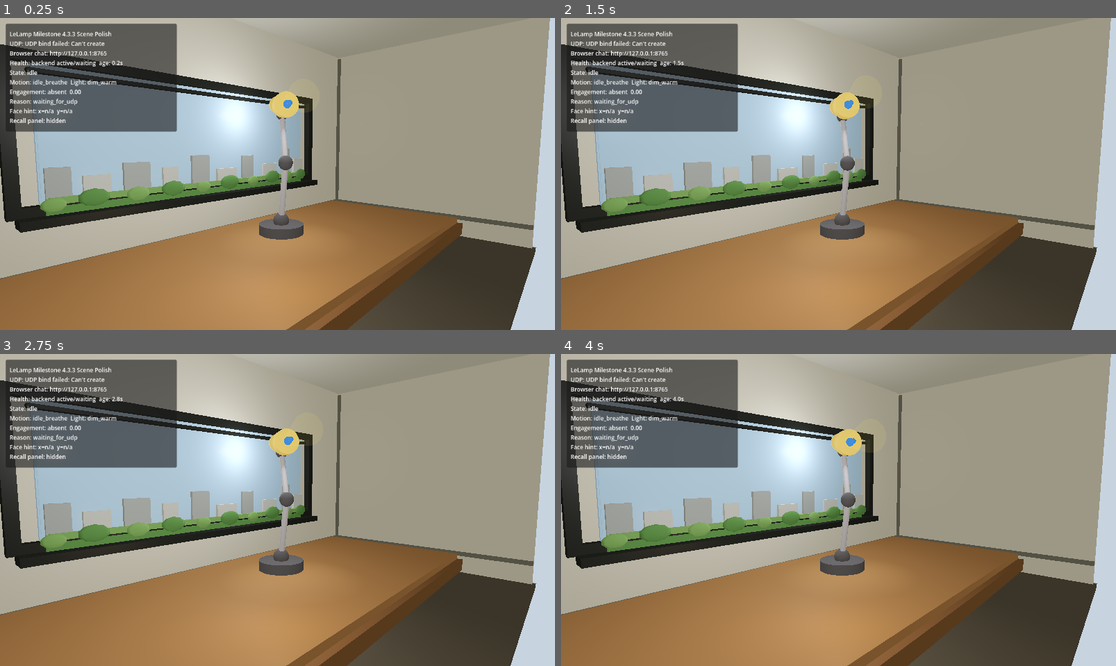
Above: before the commit, frames 1-4 (two rows, left to right).
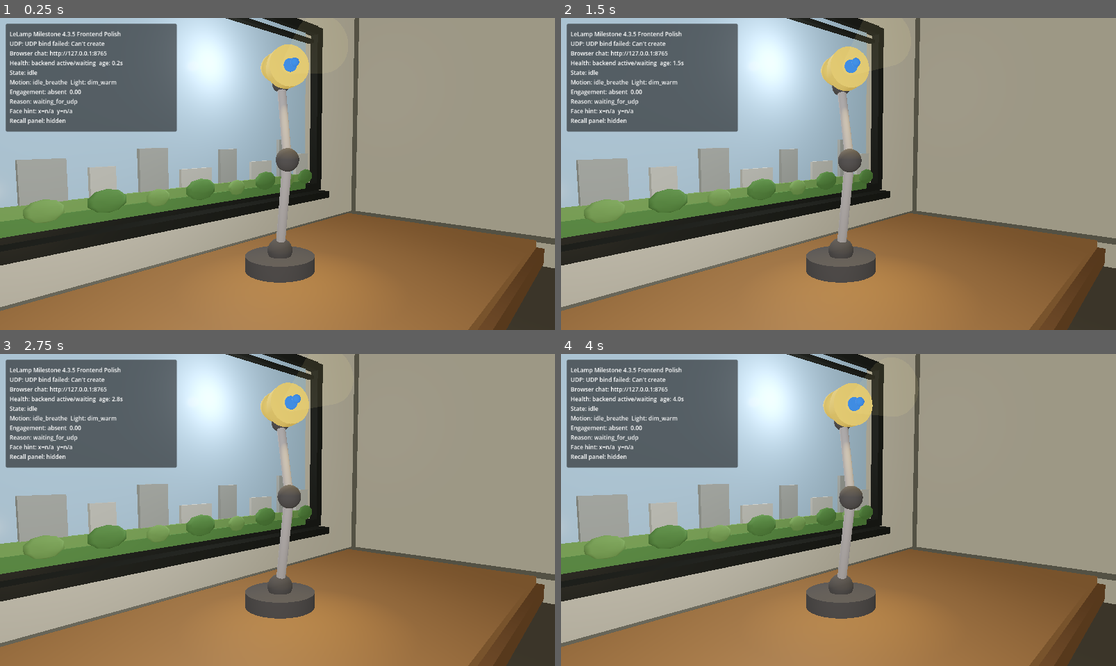
Above: after the commit, the same moments.

Repository: R-umaria/LeLamp-SW-CV-Challenge
Game: Godot game, scene res://scenes/Main.tscn
The game is run twice, just before and just after one commit, with the same random seed, the same clock (stepped at 60 frames per second) and the same inputs.
Inputs:
- Up to frame 1 (0.25 s): no input
- Up to frame 2 (1.5 s): no input
- Up to frame 3 (2.75 s): tap Enter at 2 s
- Up to frame 4 (4 s): no input

The runs differ from the first frame. In frame 1, 44% of the frame differs, in the area x 0-100%, y 0-100%; in frame 2, 45%; in frame 3, 45%; in frame 4, 45%.

Commit message:
refactor: Milestone4.3.5_frontend_window_table_light_zoom

Diff:
--- a/frontend_godot/scripts/LampController.gd
+++ b/frontend_godot/scripts/LampController.gd
@@ -246,29 +246,41 @@
 		pulse = 0.5 + 0.5 * sin(_time * 0.7)
 		energy = 0.055 + pulse * 0.025
 		head_color = Color(0.55, 0.035, 0.03)
-		marker_color = Color(0.55, 0.035, 0.03)
+		marker_color = head_color
 	elif current_light == "dim_warm":
 		pulse = 0.5 + 0.5 * sin(_time * 0.85)
 		energy = 0.34 + pulse * 0.08
+		head_color = Color(1.0, 0.86, 0.48)
 	elif current_light == "steady_warm":
 		energy = 1.16
+		head_color = Color(1.0, 0.82, 0.40)
 	elif current_light == "slow_pulse":
 		pulse = 0.5 + 0.5 * sin(_time * 1.45)
 		energy = 0.55 + pulse * 0.55
+		head_color = Color(1.0, 0.72, 0.30)
 	elif current_light == "soft_pulse":
 		pulse = 0.5 + 0.5 * sin(_time * 2.15)
 		energy = 0.82 + pulse * 0.55
+		head_color = Color(1.0, 0.62, 0.24)
 	elif current_light == "scan_sweep":
 		pulse = 0.5 + 0.5 * sin(_time * 3.1)
 		energy = 0.82 + pulse * 0.45
+		head_color = Color(0.62, 0.80, 1.0)
+		marker_color = Color(0.62, 0.80, 1.0)
 	elif current_light == "focus_glow":
 		pulse = 0.5 + 0.5 * sin(_time * 1.15)
 		energy = 1.05 + pulse * 0.20
+		head_color = Color(0.74, 0.76, 1.0)
+		marker_color = Color(0.74, 0.76, 1.0)
 	else:
 		energy = 0.72
 
+	# Frontend light audit/fix: previous versions changed the emissive lamp-head
+	# material, but left the actual SpotLight3D color at its default. Keep the
+	# physical light beam and visible cone synchronized with the lamp body color.
 	if spot_light != null:
 		spot_light.light_energy = energy
+		spot_light.light_color = head_color
 
 	if head_material != null:
 		head_material.albedo_color = head_color
@@ -282,9 +294,7 @@
 
 	if cone_material != null:
 		var alpha: float = clampf(0.075 + energy * 0.065, 0.07, 0.24)
-		var c: Color = cone_material.albedo_color
-		c.a = alpha
-		cone_material.albedo_color = c
+		cone_material.albedo_color = Color(head_color.r, head_color.g, head_color.b, alpha)
 
 
 func _optional_norm_float(source: Dictionary, key: String, default_value: float) -> float:
--- a/frontend_godot/scripts/Main.gd
+++ b/frontend_godot/scripts/Main.gd
@@ -2,9 +2,9 @@
 
 @export var response_visible_seconds: float = 8.0
 @export var backend_stale_timeout_seconds: float = 60.0
-@export var camera_position: Vector3 = Vector3(3.35, 1.38, -3.15)
-@export var camera_target: Vector3 = Vector3(-0.24, 0.92, 0.12)
-@export var camera_fov_degrees: float = 52.0
+@export var camera_position: Vector3 = Vector3(2.55, 1.30, -2.35)
+@export var camera_target: Vector3 = Vector3(-0.22, 0.96, 0.06)
+@export var camera_fov_degrees: float = 44.0
 
 @onready var udp_receiver: Node = $UdpCommandReceiver
 @onready var lamp: Node3D = $LampRig
@@ -60,7 +60,7 @@
 	camera.current = true
 
 	# Soft daylight comes from the window side. The fill light keeps the enlarged
-	# lamp readable without flattening the taller room.
+	# lamp readable in the closer camera framing without flattening the taller room.
 	sun.rotation_degrees = Vector3(-42.0, -18.0, 0.0)
 	sun.light_energy = 1.18
 	sun.shadow_enabled = true
@@ -119,6 +119,10 @@
 	# changing animation joint offsets. The desk is intentionally plain: no
 	# procedural grain strips or texture overlays.
 	root.add_child(_box_mesh("WideWoodTabletop", Vector3(6.55, 0.16, 2.75), Vector3(0.0, -0.08, -0.30), wood_material))
+	root.add_child(_box_mesh("FrontLeftTableLeg", Vector3(0.22, 0.70, 0.22), Vector3(-2.95, -0.50, -1.48), wood_dark_material))
+	root.add_child(_box_mesh("FrontRightTableLeg", Vector3(0.22, 0.70, 0.22), Vector3(2.95, -0.50, -1.48), wood_dark_material))
+	root.add_child(_box_mesh("BackLeftTableLeg", Vector3(0.20, 0.64, 0.20), Vector3(-2.85, -0.48, 0.72), wood_dark_material))
+	root.add_child(_box_mesh("BackRightTableLeg", Vector3(0.20, 0.64, 0.20), Vector3(2.85, -0.48, 0.72), wood_dark_material))
 	root.add_child(_box_mesh("TableFrontThickEdge", Vector3(6.62, 0.20, 0.12), Vector3(0.0, -0.20, -1.70), wood_dark_material))
 	root.add_child(_box_mesh("TableRightSideEdge", Vector3(0.14, 0.18, 2.76), Vector3(3.22, -0.19, -0.30), wood_dark_material))
 	root.add_child(_box_mesh("LeftDeskSidePanel", Vector3(0.18, 0.86, 1.82), Vector3(-2.90, -0.58, -0.52), wood_dark_material))
@@ -132,14 +136,14 @@
 func _build_large_window(root: Node3D, frame_material: Material, sky_material: Material, glass_material: Material) -> void:
 	# The window fills most of the back wall and stays behind the lamp, matching the
 	# reference image scale ratio without importing any external texture assets.
-	root.add_child(_box_mesh("WindowSkyPanel", Vector3(4.72, 1.58, 0.035), Vector3(0.17, 1.47, 1.235), sky_material))
-	root.add_child(_box_mesh("WindowGlassOverlay", Vector3(4.68, 1.54, 0.020), Vector3(0.17, 1.47, 1.205), glass_material))
-	root.add_child(_box_mesh("WindowTopFrame", Vector3(5.08, 0.12, 0.13), Vector3(0.17, 2.31, 1.185), frame_material))
-	root.add_child(_box_mesh("WindowBottomFrame", Vector3(5.08, 0.12, 0.13), Vector3(0.17, 0.63, 1.185), frame_material))
-	root.add_child(_box_mesh("WindowLeftFrame", Vector3(0.13, 1.80, 0.13), Vector3(-2.43, 1.47, 1.185), frame_material))
-	root.add_child(_box_mesh("WindowRightFrame", Vector3(0.13, 1.80, 0.13), Vector3(2.77, 1.47, 1.185), frame_material))
-	root.add_child(_box_mesh("WindowInnerTopShadow", Vector3(4.82, 0.045, 0.10), Vector3(0.17, 2.16, 1.145), frame_material))
-	root.add_child(_box_mesh("WindowSill", Vector3(5.18, 0.10, 0.28), Vector3(0.17, 0.53, 1.06), frame_material))
+	root.add_child(_box_mesh("WindowSkyPanel", Vector3(4.72, 2.26, 0.035), Vector3(0.17, 1.73, 1.235), sky_material))
+	root.add_child(_box_mesh("WindowGlassOverlay", Vector3(4.68, 2.20, 0.020), Vector3(0.17, 1.73, 1.205), glass_material))
+	root.add_child(_box_mesh("WindowTopFrame", Vector3(5.08, 0.12, 0.13), Vector3(0.17, 2.92, 1.185), frame_material))
+	root.add_child(_box_mesh("WindowBottomFrame", Vector3(5.08, 0.12, 0.13), Vector3(0.17, 0.54, 1.185), frame_material))
+	root.add_child(_box_mesh("WindowLeftFrame", Vector3(0.13, 2.48, 0.13), Vector3(-2.43, 1.73, 1.185), frame_material))
+	root.add_child(_box_mesh("WindowRightFrame", Vector3(0.13, 2.48, 0.13), Vector3(2.77, 1.73, 1.185), frame_material))
+	root.add_child(_box_mesh("WindowInnerTopShadow", Vector3(4.82, 0.045, 0.10), Vector3(0.17, 2.73, 1.145), frame_material))
+	root.add_child(_box_mesh("WindowSill", Vector3(5.18, 0.10, 0.28), Vector3(0.17, 0.44, 1.06), frame_material))
 
 
 func _build_outdoor_silhouette(root: Node3D, building_material: Material, distant_building_material: Material, tree_material: Material, tree_light_material: Material) -> void:
@@ -177,8 +181,8 @@
 func _add_daylight_fill(root: Node3D) -> void:
 	var window_light: OmniLight3D = OmniLight3D.new()
 	window_light.name = "WindowSoftDaylight"
-	window_light.position = Vector3(-0.35, 1.88, 0.88)
-	window_light.light_energy = 0.46
+	window_light.position = Vector3(-0.35, 2.16, 0.88)
+	window_light.light_energy = 0.42
 	window_light.omni_range = 4.2
 	root.add_child(window_light)
 
@@ -351,7 +355,7 @@
 	var face_y_text: String = _optional_debug_value(engagement.get("face_y_norm", null))
 
 	var lines: Array[String] = []
-	lines.append("LeLamp Milestone 4.3.3 Scene Polish")
+	lines.append("LeLamp Milestone 4.3.5 Frontend Polish")
 	lines.append("UDP: %s" % _receiver_status)
 	lines.append("Browser chat: http://127.0.0.1:8765")
 	lines.append("Health: %s  age: %.1fs" % [connection_health, packet_age_s])
Not shown, changed: docs/milestone4_3_3_expressive_polish.md
Not shown, changed: frontend_godot/README.md
